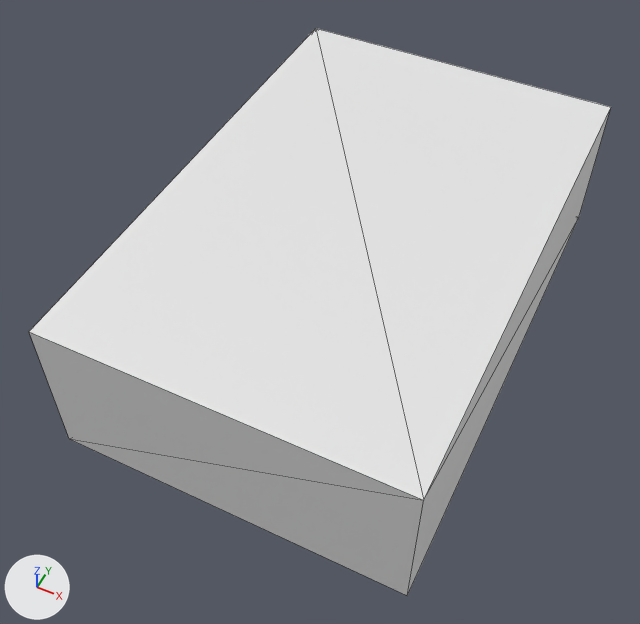
An edit to the glTF model Model3d/glb/C04-00134A.glb, drawn before and after from the same camera.
Before and after are seen from a 50 mm lens placed at (0.00244, -0.00182, 0.00408), pointed at (0.00094, 0.00119, 0.00032). Arrows for +X, +Y and +Z are at lower left; the lights stay in place. The picture after the commit comes second. Mesh edges are drawn as thin lines. Where no turn or scale is listed for an object, it has been applied to the vertices. Vertices at exactly the same position are counted once.

The first picture shows 'OpenSCAD Model'.
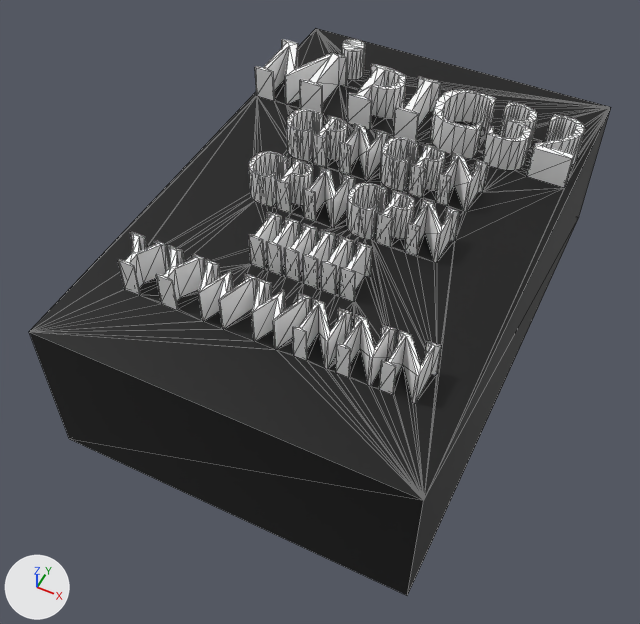
Patch to the scene script:
```diff
--- a/Model3d/glb/C04-00134A.glb.py
+++ b/Model3d/glb/C04-00134A.glb.py
@@ mat_color_1 @@
+mat_color_1 = principled_material('Color 1')
+mat_color_1.base_color = (0.0, 0.0, 0.0)  # black #000000
@@ mat_color_2 @@
+mat_color_2 = principled_material('Color 2')
+mat_color_2.base_color = (1.0, 1.0, 1.0)  # white #ffffff
@@ me_openscad_model @@
 # used by ob_openscad_model
-me_openscad_model.from_pydata(...)  # 8 vertices, 12 faces; spans x 0.0..0.002, y 0.0..0.003, z 0.0..0.0009
+me_openscad_model.from_pydata(...)  # 1504 vertices, 3004 faces; spans x 0.0..0.002, y 0.0..0.003, z 0.0..0.0011
+# me_openscad_model part 1: 1496 vertices added at x 0.00003..0.00196, y 0.00042..0.0027, z 0.0009..0.0011
+# me_openscad_model part 2: 10 faces spanning x 0.0..0.002, y 0.0..0.003, z 0.0..0.0009 switch from no material to mat_color_1 (black #000000)
+me_openscad_model.materials.append(mat_color_2)  # white #ffffff
```

Pixel boxes [x1, y1, x2, y2] of what changed, in the pictures (640 x 624 px):
part 1 of me_openscad_model, added
    after: [29, 28, 611, 500]
part 2 of me_openscad_model, recoloured (white to black)
    both: [29, 108, 611, 596]
